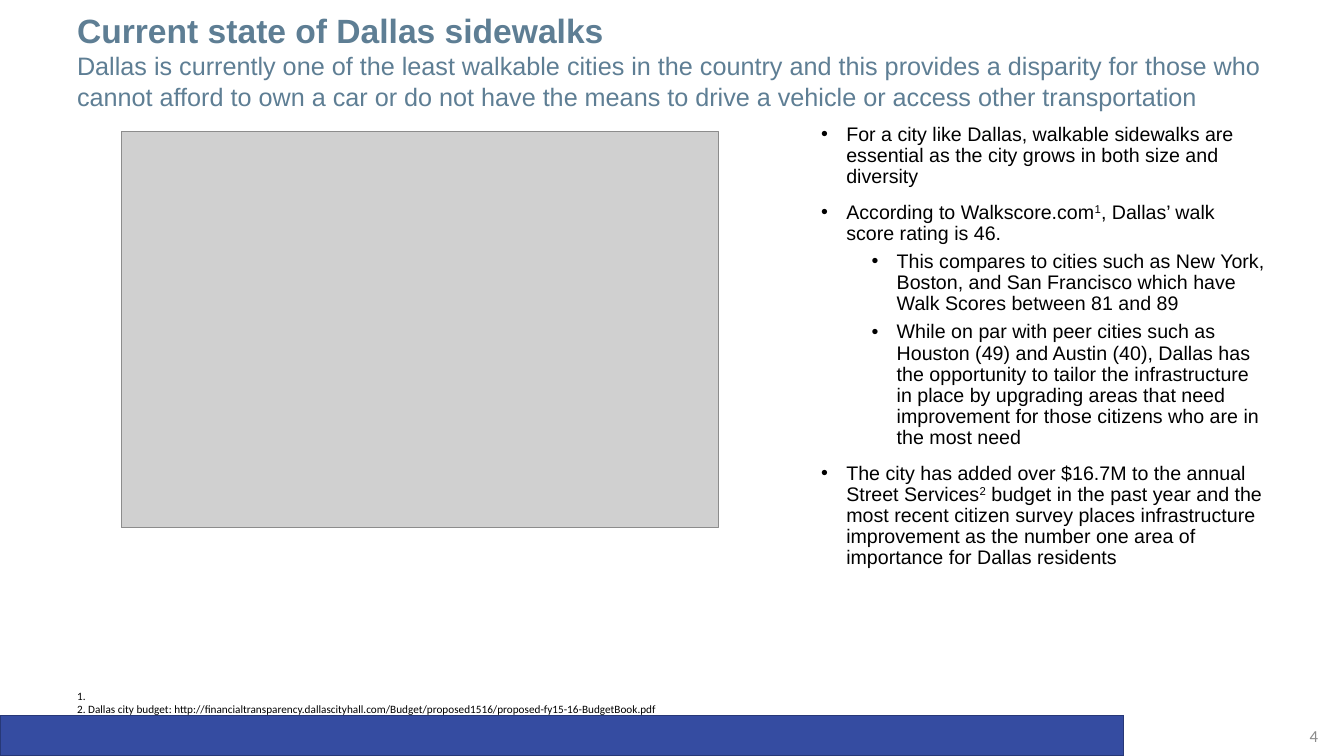
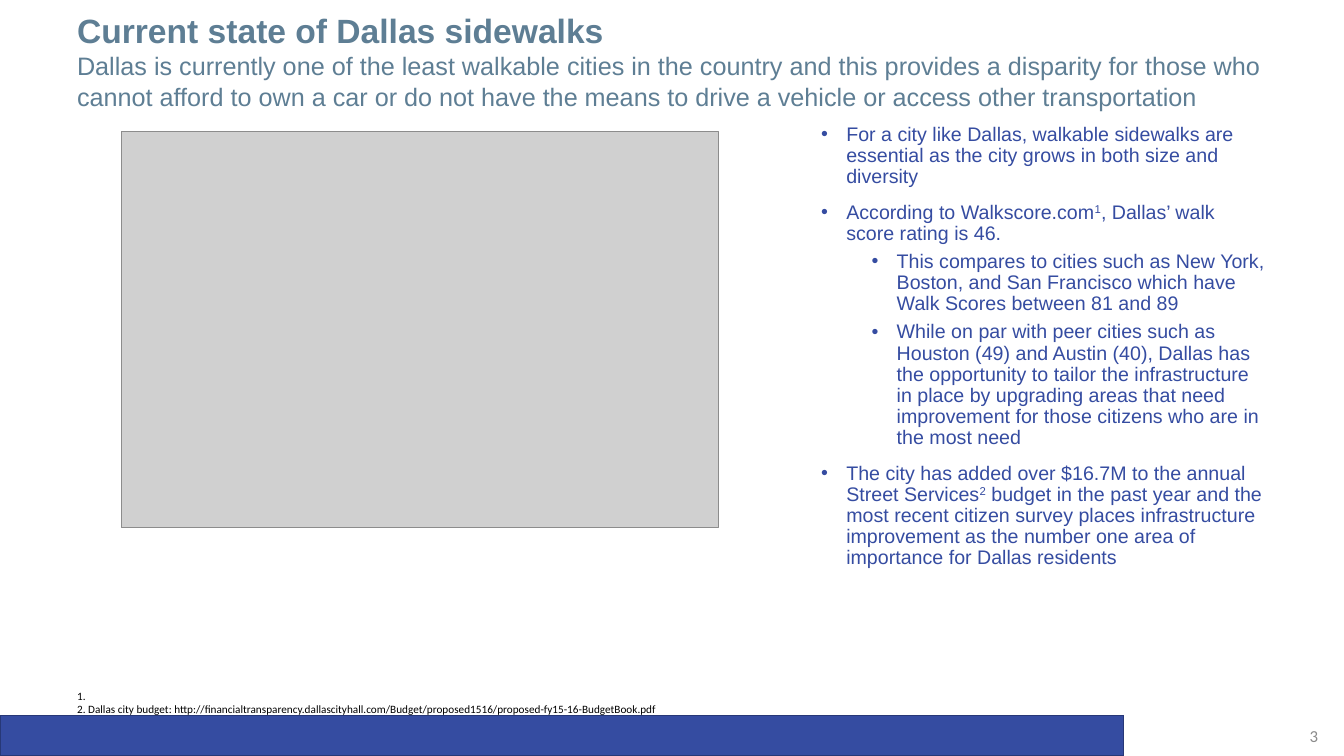
Before and after one commit to anabbott/CapstoneProject, a slide deck: slide 3 of CafeTalks/20170604_CafeTalkIPresentation_v03.pptx (slide 4 before the commit). Drawn at 1344x756 pixels with LibreOffice and Linux fonts; fonts in the diff are those of the drawing; grey boxes stand for pictures; background and template pictures are left out. Boxes give left, top, right and bottom in pixels: in the first picture for what was removed or moved away, otherwise in the second. Text is boxed around its words. In the diff, an @@ line names an element or a change of style, - is before the commit and + after.

```diff
--- a/CafeTalks/20170604_CafeTalkIPresentation_v03.pptx
+++ b/CafeTalks/20170604_CafeTalkIPresentation_v03.pptx
@@ text "For a city like Dallas, ..." at (846, 126, 1264, 568): text colour #000000 to #354CA1 @@
@@ page number at (1310, 731, 1318, 742): text changed @@
-4
+3
```
Also in this commit, not shown: 6 other slides changed, 1 slide added, 1 slide removed.
